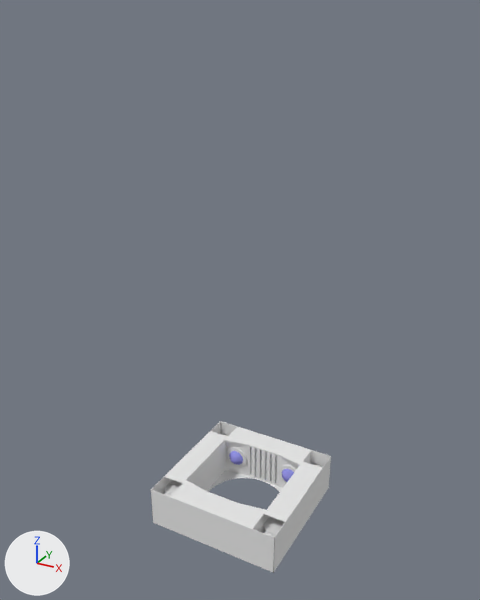
The Blender file Assets/models/cave/room02/room02f_miner_alt03.blend as it was, and as the next commit left it.
Rendered twice from a 50 mm camera at (5.71, -10.57, 2.05) aimed at (-0.09, -0.02, -3.23). Every picture has the same lights, and +X, +Y and +Z are marked at lower left.

In view in the first picture: 'back_eye_sockets', 'back_eyes', 'back_head', 'front_corner_plate.L', 'front_corner_plate.R', 'front_head', 'front_neck.001', 'neck_001', 'neck_001.001'.
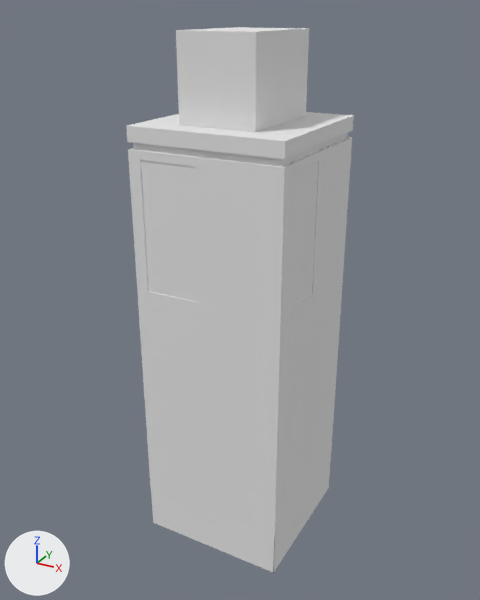
Where the change shows, as pixel boxes (x1, y1, x2, y2) in the pictures (480 x 600 px):
'body_mid', added: after (138, 296, 280, 525)
'collection_area', shown: after (126, 112, 354, 330)
'body_clamp', shown: after (176, 27, 309, 132)
'collection_area_panels.S2', shown: after (207, 168, 270, 318)
'collection_area_panels.S1', shown: after (141, 160, 200, 303)
'hand_front.L', added: after (241, 331, 291, 538)
'collection_area_panels.E2', shown: after (287, 162, 318, 315)
'arms_front.L.002', added: after (280, 306, 307, 513)
'hand_front.R', added: after (138, 299, 179, 500)
'collection_area_panels.E1', shown: after (317, 148, 347, 289)
'arms_back.L.002', added: after (312, 274, 343, 483)
'neck_001.001', deleted: before (263, 462, 323, 556)
'arms_front.L.001', added: after (298, 299, 315, 503)
'arms_back.L.001', added: after (305, 293, 322, 493)
'hand_back.L', added: after (319, 279, 343, 473)
'back_eye_sockets', deleted: before (227, 447, 297, 483)
'back_eyes', deleted: before (229, 451, 294, 482)
part 1 of me_cube_038, deleted: before (188, 431, 227, 490)
part 2 of me_cube_062, cut back: before (225, 427, 311, 488)
part 3 of me_cube_041, cut back: before (170, 480, 266, 533); after (169, 497, 252, 532)

What changed in the scene script:
```text
Change me_cube_038:
    remove me_cube_038.from_pydata(...)  # 24 vertices, 12 faces; spans x -1.47..-0.98, y -0.98..0.98, z -2.7..-1.8
    add me_cube_038.from_pydata(...)  # 26 vertices, 18 faces; spans x -1.47..0.0, y -1.47..0.0, z -2.7..-1.8
    me_cube_038 part 1: 8 vertices removed from x -1.47..-0.98, y 0.98, z -2.7..-1.8
Change me_cube_062:
    remove me_cube_062.from_pydata(...)  # 438 vertices, 436 faces; spans x -0.98..0.98, y 0.84..1.47, z -2.7..-1.8
    add me_cube_062.from_pydata(...)  # 158 vertices, 144 faces; spans x -1.0..1.0, y 0.8..1.47, z -2.7..-1.8
    me_cube_062 part 2: 430 vertices removed from x -0.98..0.98, y 0.84..1.47, z -2.7..-1.8; 150 vertices added at x -1.0..1.0, y 0.8..1.47, z -2.7..-1.8
    add me_cube_062.materials.append(mat_iris_glass)  # blue #9696e7
Change me_cube_041:
    remove me_cube_041.from_pydata(...)  # 438 vertices, 436 faces; spans x -0.98..0.98, y -1.47..-0.84, z -2.7..-1.8
    add me_cube_041.from_pydata(...)  # 158 vertices, 144 faces; spans x -1.0..1.0, y -1.47..-0.8, z -2.7..-1.8
    me_cube_041 part 3: 430 vertices removed from x -0.98..0.98, y -1.47..-0.84, z -2.7..-1.8; 150 vertices added at x -1.0..1.0, y -1.47..-0.8, z -2.7..-1.8
    add me_cube_041.materials.append(mat_iris_glass)  # blue #9696e7
Remove ob_neck_001_001:
    ob_neck_001_001 = bpy.data.objects.new('neck_001.001', me_cube_046)
Change ob_neck_001:
    add _m = ob_neck_001.modifiers.new('Mirror', 'MIRROR')
    add _m.use_axis = (True, True, False)
    add _m.use_clip = True
    add _m.use_mirror_merge = False
Remove ob_back_eyes:
    ob_back_eyes = bpy.data.objects.new('back_eyes', me_icosphere_008)
Remove ob_back_eye_sockets:
    ob_back_eye_sockets = bpy.data.objects.new('back_eye_sockets', me_cylinder_034)
Change ob_collection_area:
    remove ob_collection_area.hide_set(True)  # its collection is switched off
    ob_collection_area.location: (0.0, 0.0, 0.0) -> (0.0, 0.0, -0.92)
Change ob_body_clamp:
    remove ob_body_clamp.hide_set(True)  # its collection is switched off
    ob_body_clamp.location: (0.0, 0.0, 0.0) -> (0.0, 0.0, 0.92)
Change ob_collection_area_panels_e2:
    remove ob_collection_area_panels_e2.hide_set(True)  # its collection is switched off
    ob_collection_area_panels_e2.location: (0.0, 0.0, 0.0) -> (1.47, -0.67, -0.32)
Change ob_collection_area_panels_e1:
    remove ob_collection_area_panels_e1.hide_set(True)  # its collection is switched off
    ob_collection_area_panels_e1.location: (0.0, 0.0, 0.0) -> (1.47, 0.67, -0.32)
Change ob_collection_area_panels_s2:
    remove ob_collection_area_panels_s2.hide_set(True)  # its collection is switched off
    ob_collection_area_panels_s2.location: (0.0, 0.0, 0.0) -> (0.67, -1.47, -0.32)
Change ob_collection_area_panels_s1:
    remove ob_collection_area_panels_s1.hide_set(True)  # its collection is switched off
    ob_collection_area_panels_s1.location: (0.0, 0.0, 0.0) -> (-0.67, -1.47, -0.32)
Add ob_hand_back_l:
    ob_hand_back_l = bpy.data.objects.new('hand_back.L', me_cube_071)  # 28 vertices, 24 faces; spans x 0.74..1.47, y 0.74..1.47, z -1.8..2.7; in mat_miner_body (its picture is missing)
    ob_hand_back_l.location = (0.0, 0.0, -5.58)
Add ob_arms_back_l_002:
    ob_arms_back_l_002 = bpy.data.objects.new('arms_back.L.002', me_cube_068)  # 12 vertices, 10 faces; spans x 1.27..1.47, y 0.37..1.47, z -1.8..2.7; in mat_miner_body (its picture is missing)
    ob_arms_back_l_002.location = (0.0, 0.0, -5.58)
Add ob_hand_front_r:
    ob_hand_front_r = bpy.data.objects.new('hand_front.R', me_cube_072)  # 28 vertices, 24 faces; spans x -1.47..-0.74, y -1.47..-0.74, z -1.8..2.7; in mat_miner_body (its picture is missing)
    ob_hand_front_r.location = (0.0, 0.0, -5.58)
Add ob_arms_back_l_001:
    ob_arms_back_l_001 = bpy.data.objects.new('arms_back.L.001', me_cube_065)  # 12 vertices, 10 faces; spans x 1.27..1.47, y 0.0..0.37, z -1.8..2.7; in mat_miner_body (its picture is missing)
    ob_arms_back_l_001.location = (0.0, 0.0, -5.58)
Add ob_arms_front_l_001:
    ob_arms_front_l_001 = bpy.data.objects.new('arms_front.L.001', me_cube_067)  # 12 vertices, 10 faces; spans x 1.27..1.47, y -0.37..0.0, z -1.8..2.7; in mat_miner_body (its picture is missing)
    ob_arms_front_l_001.location = (0.0, 0.0, -5.58)
Add ob_arms_front_l_002:
    ob_arms_front_l_002 = bpy.data.objects.new('arms_front.L.002', me_cube_070)  # 12 vertices, 10 faces; spans x 1.27..1.47, y -1.47..-0.37, z -1.8..2.7; in mat_miner_body (its picture is missing)
    ob_arms_front_l_002.location = (0.0, 0.0, -5.58)
Add ob_hand_front_l:
    ob_hand_front_l = bpy.data.objects.new('hand_front.L', me_cube_073)  # 28 vertices, 24 faces; spans x 0.74..1.47, y -1.47..-0.74, z -1.8..2.7; in mat_miner_body (its picture is missing)
    ob_hand_front_l.location = (0.0, 0.0, -5.58)
Add ob_body_mid:
    ob_body_mid = bpy.data.objects.new('body_mid', me_cube_010)  # 28 vertices, 19 faces; spans x 0.0..1.47, y -1.47..0.0, z -1.8..2.7; in mat_miner_body (its picture is missing); modifiers MIRROR
    ob_body_mid.location = (0.0, 0.0, -5.58)
```
